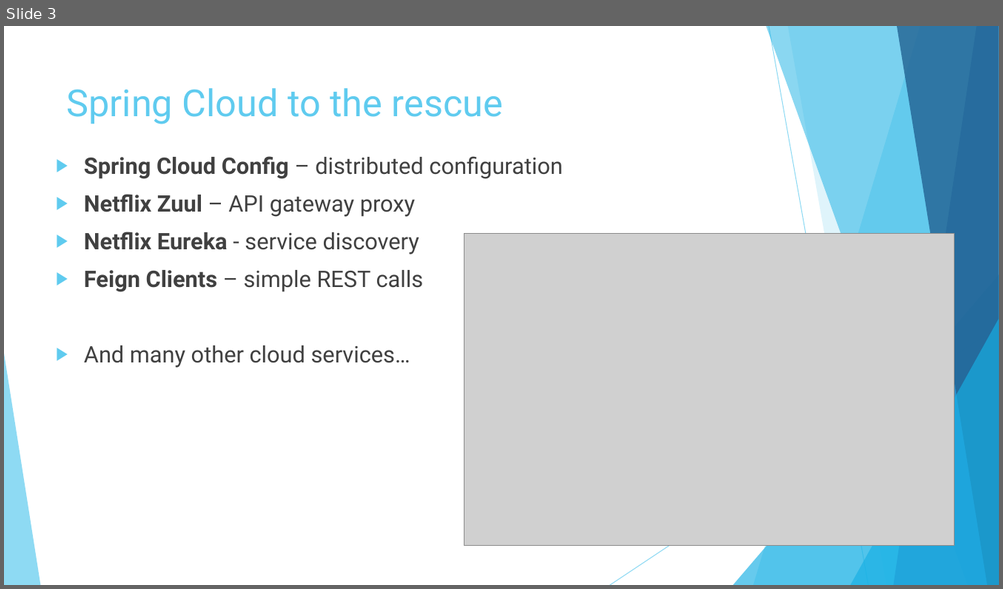
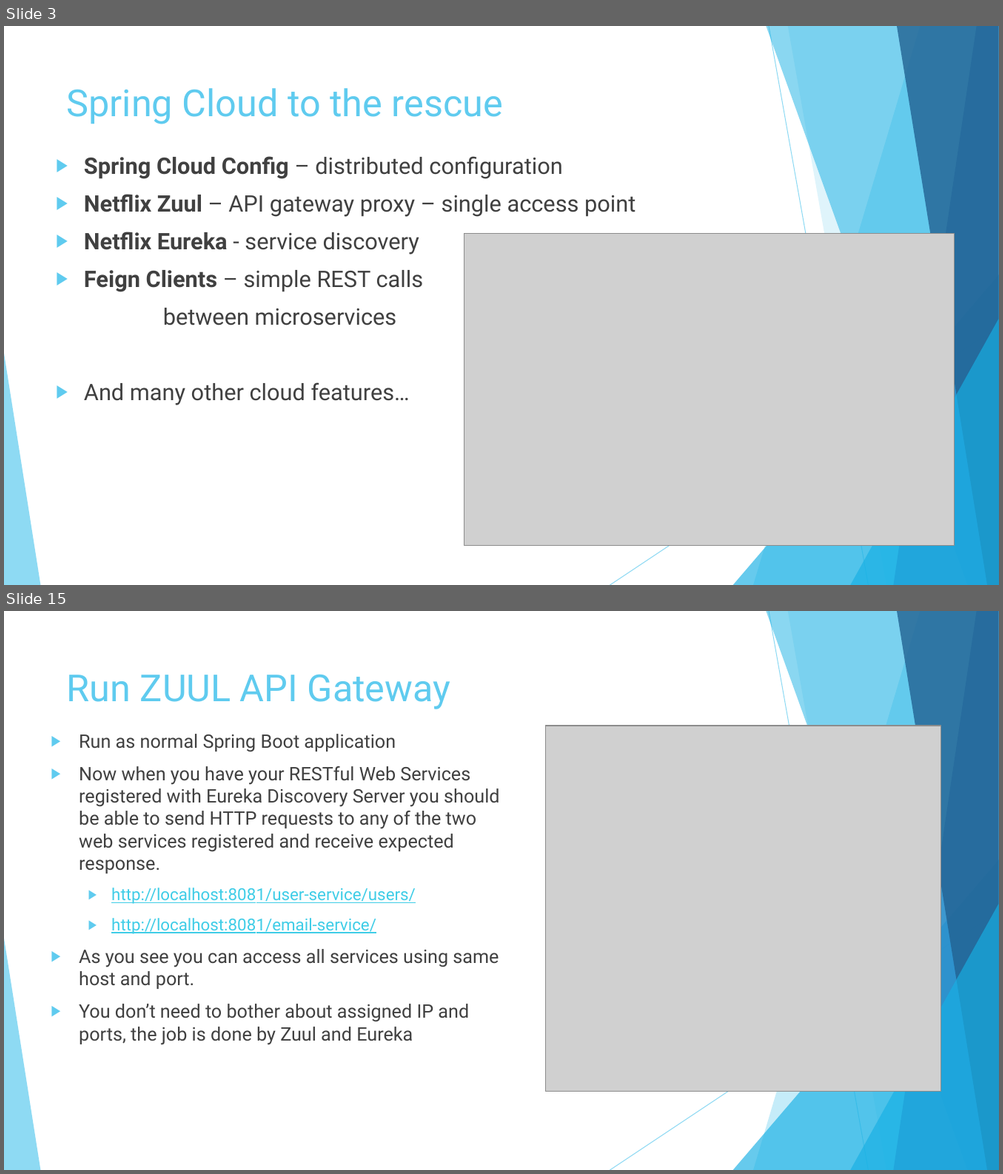
Before and after one commit to vlytsus/springboot-cloud-demo-one, a slide deck: docs/Introduction_To_Microservices_Part_3_microservice.pptx. Shown one above the other, each under a label of ours: slide 3 before the commit, slides 3 and 15 after it; the slides between them are not shown. The pictures are 1003x589 and 1003x1174 pixels, drawn with LibreOffice and Linux fonts; fonts in the diff are those of the drawing; grey boxes stand for pictures. Boxes give left, top, right and bottom in pixels: in the first picture for what was removed or moved away, otherwise in the second. Text is boxed around its words. In the diff, an @@ line names an element or a change of style, - is before the commit and + after.

```diff
--- a/docs/Introduction_To_Microservices_Part_3_microservice.pptx
+++ b/docs/Introduction_To_Microservices_Part_3_microservice.pptx
@@ slide 15 added at box(4, 611, 999, 1170), background #FFFFFF; not listed: 10 template elements that a slide beside it also shows @@
@@ title added at box(67, 674, 451, 709), 36 pt, text #5FCBEF @@
+Run ZUUL API Gateway
@@ text added at box(79, 734, 499, 1045), 18 pt, text #404040 @@
+▶ Run as normal Spring Boot application
+▶ Now when you have your RESTful Web Services registered with Eureka Discovery Server you should be able to send HTTP requests to any of the two web services registered and receive expected response.
+  ▶ http://localhost:8081/user-service/users/
+  ▶ http://localhost:8081/email-service/
+▶ As you see you can access all services using same host and port.
+▶ You don’t need to bother about assigned IP and ports, the job is done by Zuul and Eureka
@@ picture added at box(545, 726, 940, 1092) @@
@@ slide 3 changed as well @@
@@ text at box(84, 194, 635, 217): text changed @@
-▶ Netflix Zuul – API gateway proxy
+▶ Netflix Zuul – API gateway proxy – single access point
@@ text at box(84, 308, 410, 406): text changed @@
-▶ And many other cloud services…
+between microservices
+▶ And many other cloud features…
```
Also in this commit, not shown: 4 other slides changed, 10 other slides added, 2 slides removed.
